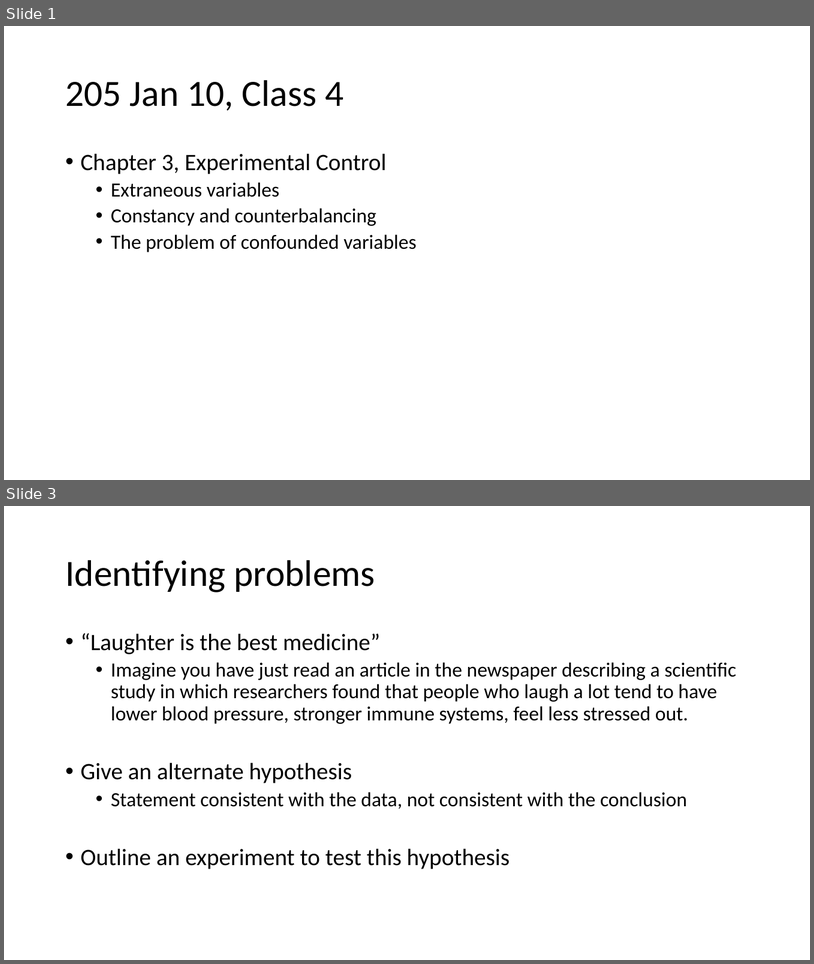
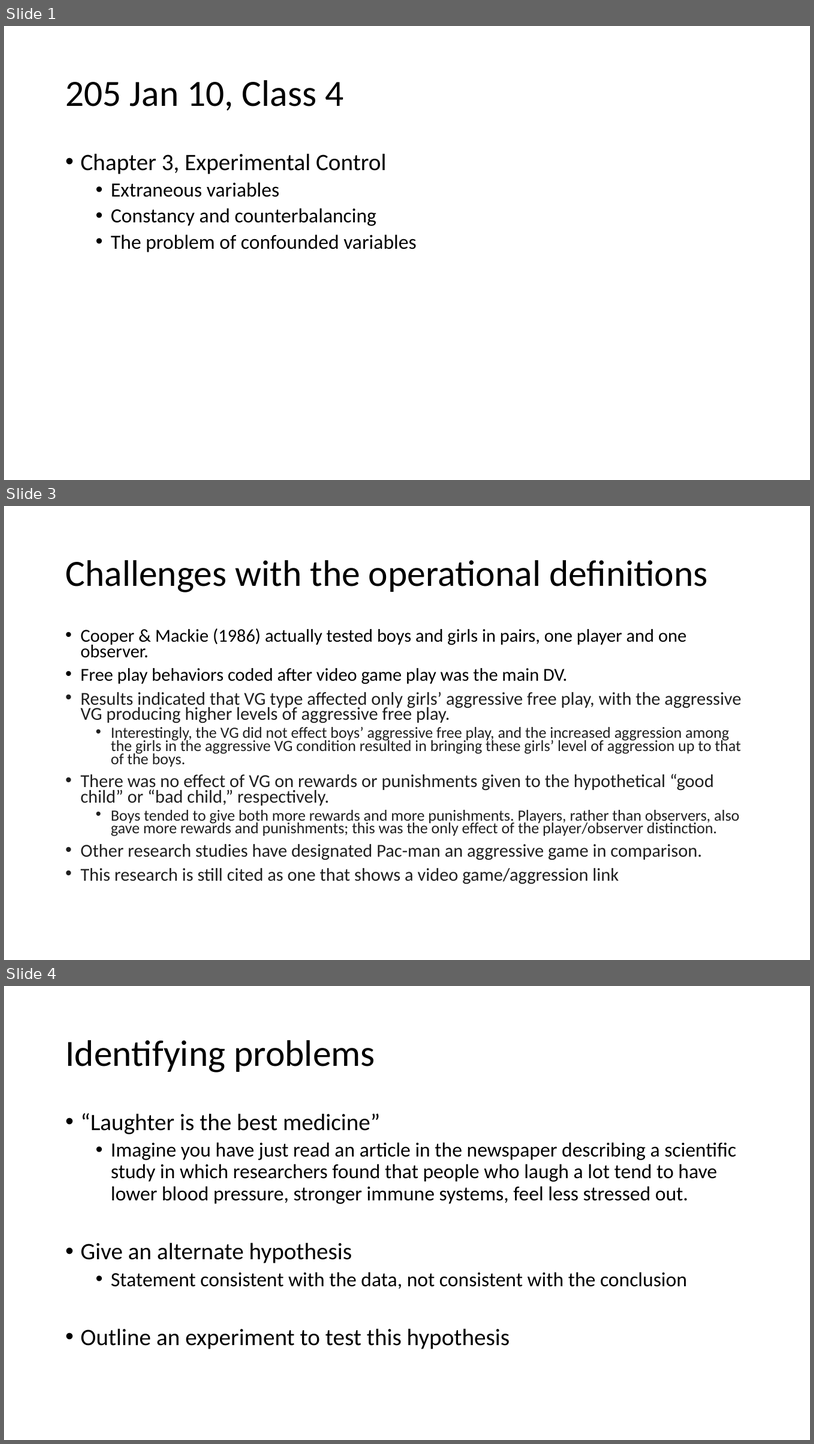
Before and after one commit to preber/Research-Methods, a slide deck: Class Slides 2024/Class 4.pptx. Shown one above the other, each under a label of ours: slides 1 and 3 before the commit, slides 1, 3 and 4 after it; the slides between them are not shown. The pictures are 814x964 and 814x1444 pixels, drawn with LibreOffice and Linux fonts; fonts in the diff are those of the drawing. Boxes give left, top, right and bottom in pixels: in the first picture for what was removed or moved away, otherwise in the second. Text is boxed around its words. In the diff, an @@ line names an element or a change of style, - is before the commit and + after.

```diff
--- a/Class Slides 2024/Class 4.pptx
+++ b/Class Slides 2024/Class 4.pptx
@@ slide 3 added at box(4, 506, 810, 960), background #FFFFFF @@
@@ title added at box(65, 560, 708, 592), 44 pt, text #000000 @@
+Challenges with the operational definitions
@@ text added at box(81, 628, 741, 884), 21.7 pt, text #1F1F1F @@
+• Cooper & Mackie (1986) actually tested boys and girls in pairs, one player and one observer.
+• Free play behaviors coded after video game play was the main DV.
+• Results indicated that VG type affected only girls’ aggressive free play, with the aggressive VG producing higher levels of aggressive free play.
+  • Interestingly, the VG did not effect boys’ aggressive free play, and the increased aggression among the girls in the aggressive VG condition resulted in bringing these girls’ level of aggression up to that of the boys.
+• There was no effect of VG on rewards or punishments given to the hypothetical “good child” or “bad child,” respectively.
+  • Boys tended to give both more rewards and more punishments. Players, rather than observers, also gave more rewards and punishments; this was the only effect of the player/observer distinction.
+• Other research studies have designated Pac-man an aggressive game in comparison.
+• This research is still cited as one that shows a video game/aggression link
@@ what was slide 3 is now slide 4 @@
```
Also in this commit, not shown: 1 other slide added, 2 slides removed, 5 other files.
